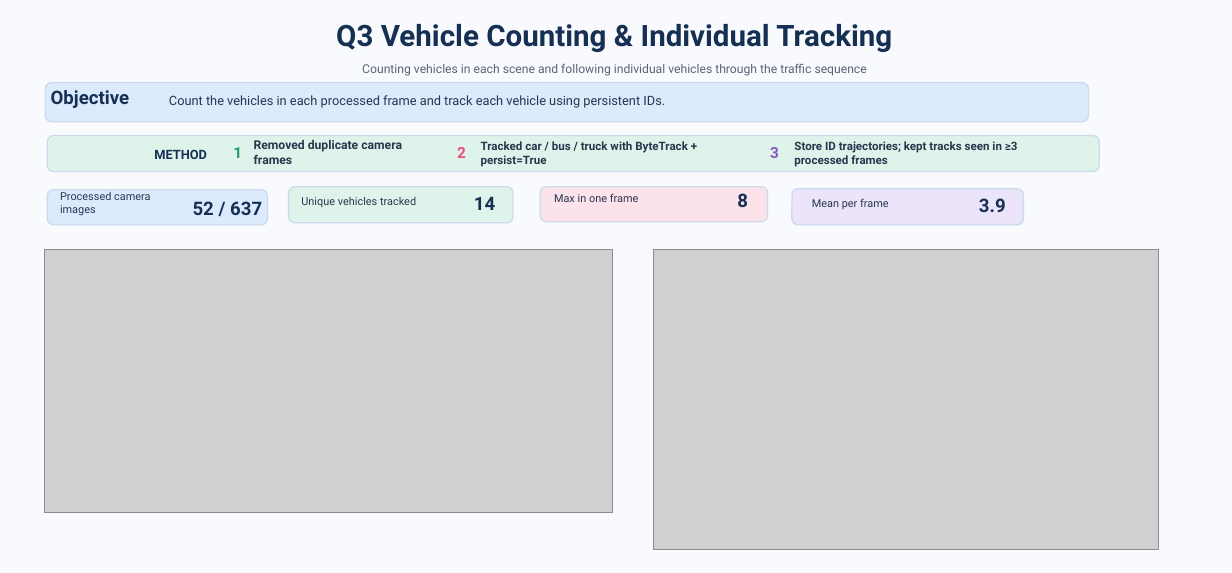
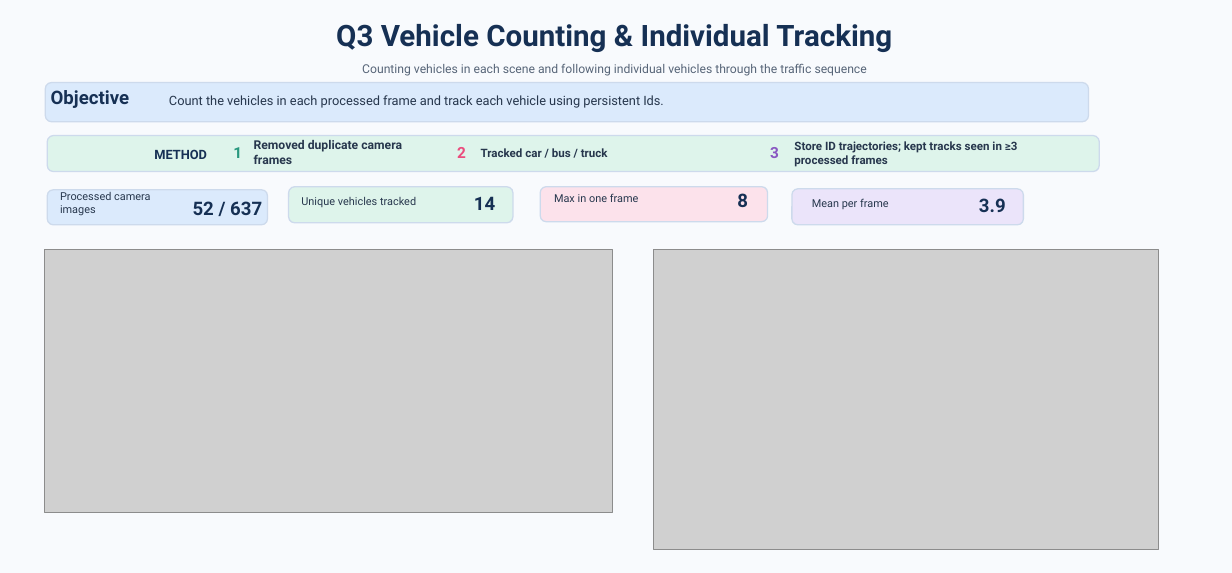
Before and after one commit to hedheddaw-stack/MAS512_Group9, a slide deck: slide 8 of MAS512_assignment1_gr9.pptx. Drawn at 1232x573 pixels with LibreOffice and Linux fonts; fonts in the diff are those of the drawing; grey boxes stand for pictures. Boxes give left, top, right and bottom in pixels: in the first picture for what was removed or moved away, otherwise in the second. Text is boxed around its words. In the diff, an @@ line names an element or a change of style, - is before the commit and + after.

```diff
--- a/MAS512_assignment1_gr9.pptx
+++ b/MAS512_assignment1_gr9.pptx
@@ text at (169, 95, 663, 108): text changed @@
-Count the vehicles in each processed frame and track each vehicle using persistent IDs.
+Count the vehicles in each processed frame and track each vehicle using persistent Ids.
@@ text at (481, 148, 608, 157): text changed @@
-Tracked car / bus / truck with ByteTrack + persist=True
+Tracked car / bus / truck
```
Also in this commit, not shown: 8 other slides changed.
